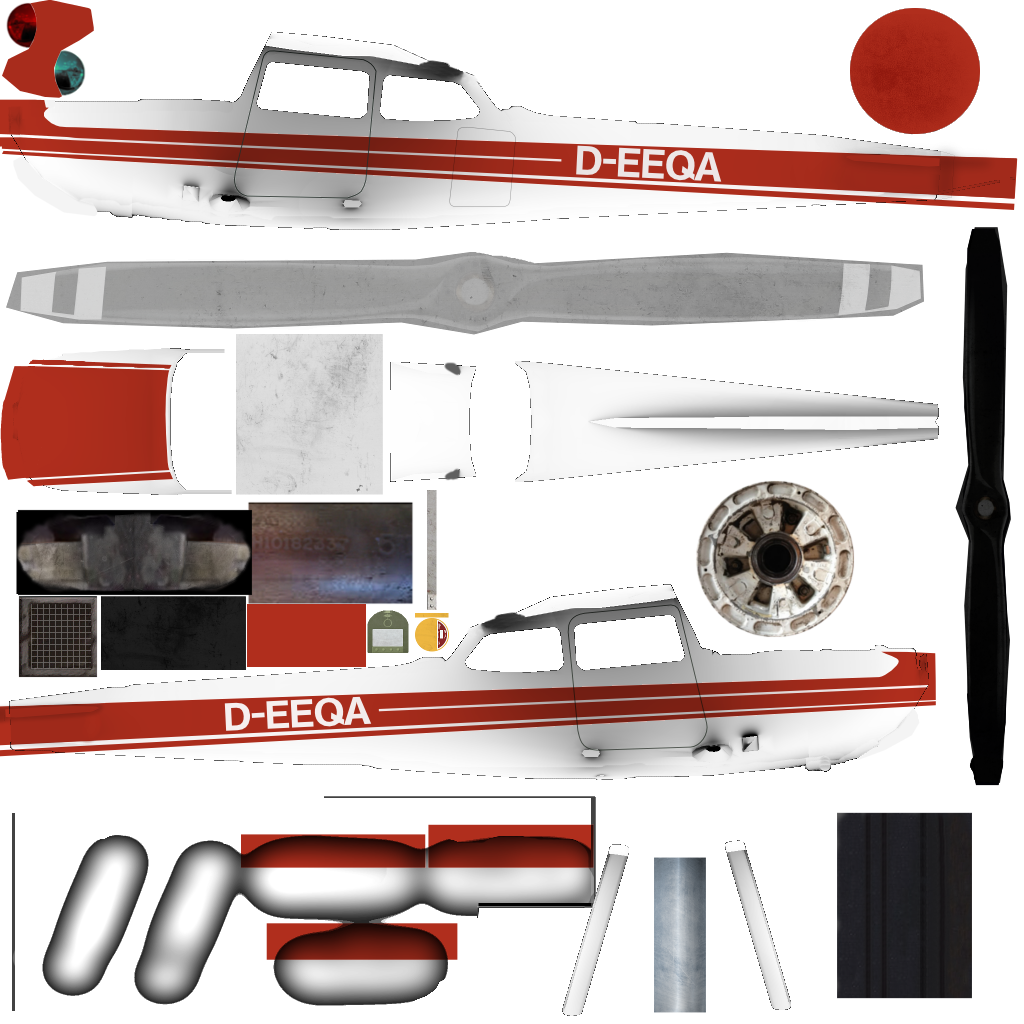
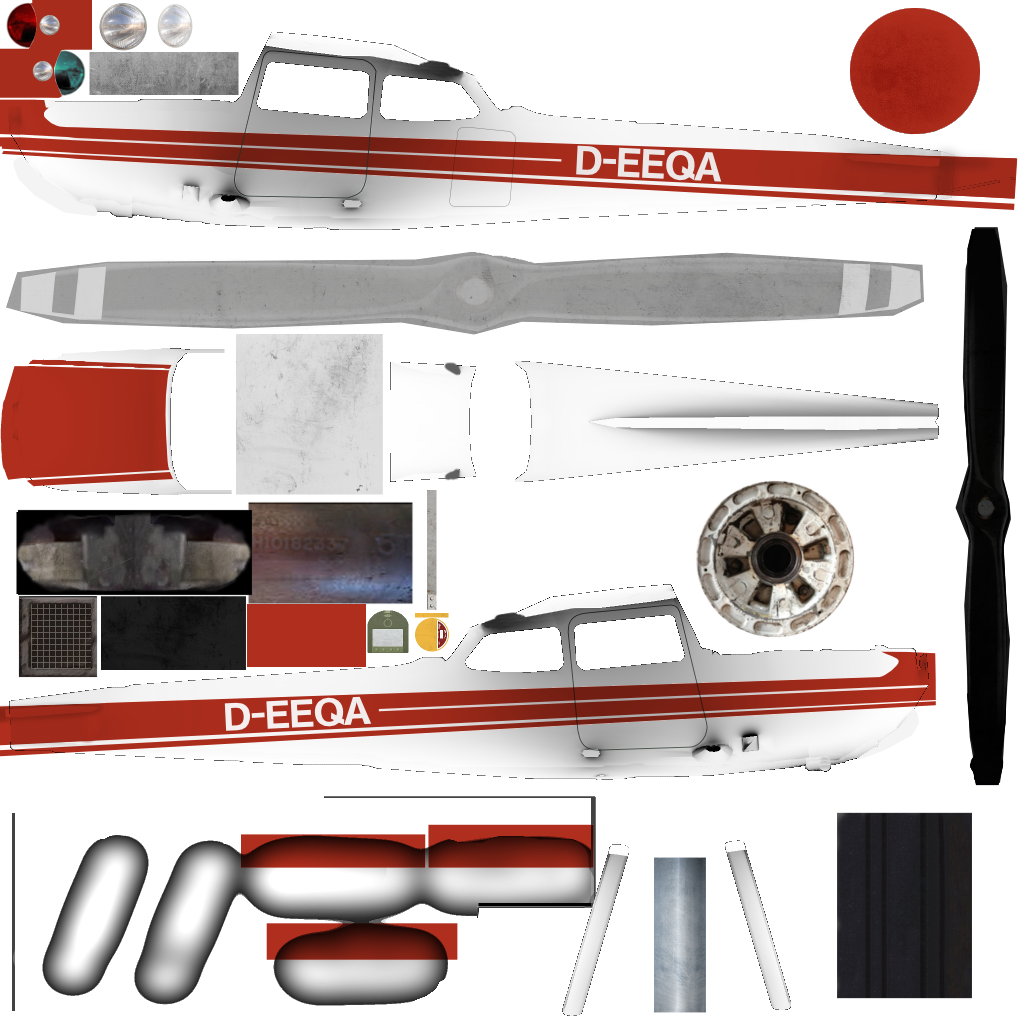
Layered file, before and after one edit (1024 x 1024). Changes by layer:
added layer "Clipboard #2" above "Clipboard #1" over [32, 3, 239, 95]
painted on "Clipboard #1" over [0, 0, 94, 98]
